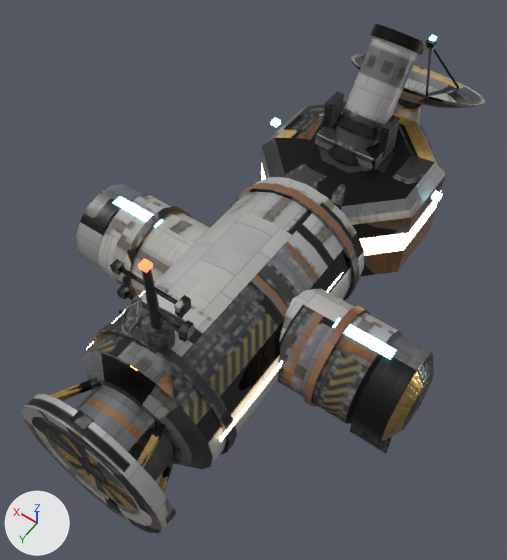
The Blender file blender/addon_science.blend, before and after one commit.
Both versions are drawn from a 50 mm lens placed at (-17.1, 7.8, 38.9), pointed at (0.9, -17.4, -0.7). The lights are fixed; the arrows at lower left show +X, +Y and +Z. The picture after the commit comes second.

Names of what the first picture shows: 'addon_science_hull', 'addon_science_lights'.
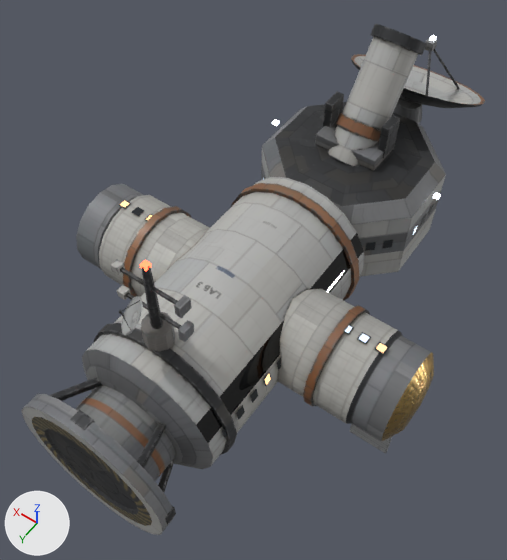
Pixel boxes [x1, y1, x2, y2] of what changed, in the pictures (507 x 560 px):
'addon_science_hull', surface changed, recoloured: [21, 24, 486, 535] in both
'addon_science_lights', reshaped: before [86, 35, 443, 442]; after [119, 35, 441, 438]
part 1 of me_addon_science_hull, recoloured: [261, 165, 441, 256] in both
part 2 of me_addon_science_hull, surface changed: [21, 24, 486, 535] in both
part 3 of me_addon_science_lights, rebuilt: before [431, 190, 443, 202]; after [433, 193, 441, 200]
part 4 of me_addon_science_lights, rebuilt: before [270, 118, 281, 128]; after [272, 119, 279, 126]
part 5 of me_addon_science_lights, added (mostly hidden): after [263, 177, 434, 251]
part 6 of me_addon_science_lights, cut back: before [86, 196, 164, 350]; after [119, 200, 153, 221]
part 7 of me_addon_science_lights, cut back: before [219, 318, 397, 442]; after [222, 325, 389, 438]

The change, as a diff of the scene's bpy script:
```diff
--- a/blender/addon_science.blend.py
+++ b/blender/addon_science.blend.py
@@ mat_addon_science_hull @@
 n4 = _N.new('ShaderNodeTexImage'); n4.name = 'Image Texture.001'
-n4.image = img_addon_science_mr_png
+n4.image = img_addon_science_mr_jpg
 n5 = _N.new('ShaderNodeSeparateColor'); n5.name = 'Separate Color'
 n6 = _N.new('ShaderNodeTexImage'); n6.name = 'Image Texture.002'
-n6.image = img_addon_science_normal_png
+n6.image = img_addon_science_normal_jpg
 n7 = _N.new('ShaderNodeNormalMap'); n7.name = 'Normal Map'
@@ me_addon_science_hull @@
 me_addon_science_hull.from_pydata(...)  # 1492 vertices, 1342 faces; spans x -13.5..13.5, y -44.2..0.0, z -8.3..12.0
 # used by ob_addon_science_hull; parent = ob_addon_science; location = (0.0, 0.0, 0.0)
+# me_addon_science_hull part 1: all 8 faces that had it switch from mat_addon_science_window_warm (beige #ffedcb, glowing beige #ffe5bc) to mat_addon_science_hull
+# me_addon_science_hull part 2: texture (UV) coordinates of 1304 of 1342 faces, centred in x -13.4..13.4, y -44.0..0.0, z -8.3..12.0, changed; they spanned u 0.0..1260.0, v 0.0..1803.91 and now span u 0.0..0.99, v 0.0..1.0
@@ me_addon_science_lights @@
 # used by ob_addon_science_lights; parent = ob_addon_science; location = (0.0, 0.0, 0.0)
-me_addon_science_lights.from_pydata(...)  # 80 vertices, 60 faces; spans x -11.0..11.0, y -40.8..-4.8, z 1.0..12.0
+me_addon_science_lights.from_pydata(...)  # 292 vertices, 97 faces; spans x -10.5..10.5, y -40.8..-4.8, z -0.4..12.0
+# me_addon_science_lights part 3: the loose piece of 8 vertices spanning x -7.3..-6.7, y -29.3..-28.7, z 2.6..3.0 is rebuilt with 8 vertices and now spans x -7.2..-6.8, y -29.2..-28.8, z 2.7..2.9, in mat_addon_science_light_white (dark grey #302f2c, glowing white #edf6ff)
+# me_addon_science_lights part 4: the loose piece of 8 vertices spanning x 6.7..7.3, y -29.3..-28.7, z 2.6..3.0 is rebuilt with 8 vertices and now spans x 6.8..7.2, y -29.2..-28.8, z 2.7..2.9, in mat_addon_science_light_white (dark grey #302f2c, glowing white #edf6ff)
+# me_addon_science_lights part 5: 140 vertices added at x -6.5..6.5, y -35.5..-22.5, z -0.4..0.4
+# me_addon_science_lights part 6: 16 vertices removed from x 5.2..11.0, y -15.4..-5.5, z 1.0..3.5; 56 vertices added at x 5.1..10.5, y -15.3..-5.9, z 0.8..3.5
+# me_addon_science_lights part 7: 16 vertices removed from x -11.0..-5.2, y -15.4..-5.5, z 1.0..3.5; 48 vertices added at x -10.5..-5.1, y -15.3..-5.9, z 0.8..3.5
+# other edits to the shape of me_addon_science_lights do not show in these pictures
 me_addon_science_lights.materials.append(mat_addon_science_window_warm)
-me_addon_science_lights.materials.append(mat_addon_science_light_cyan)  # cyan #a0e7ff, glowing cyan #95e1ff
 me_addon_science_lights.materials.append(mat_addon_science_light_red)
-me_addon_science_lights.materials.append(mat_addon_science_light_orange)  # orange #ffb359, glowing orange #ffad50
+me_addon_science_lights.materials.append(mat_addon_science_glass_dark)  # black #1d2227
+me_addon_science_lights.materials.append(mat_addon_science_window_cool)  # dark grey #302f2c, glowing pale blue #daeaff
+me_addon_science_lights.materials.append(mat_addon_science_light_white)  # dark grey #302f2c, glowing white #edf6ff
+me_addon_science_lights.materials.append(mat_addon_science_light_amber)  # dark grey #302f2c, glowing orange #ffc47c
```
